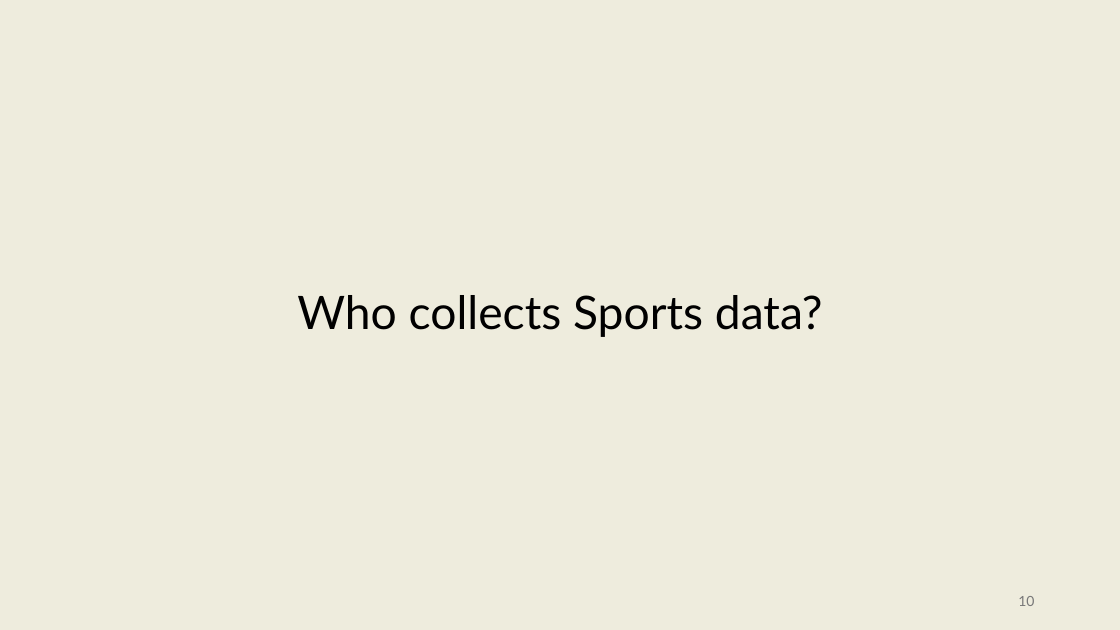
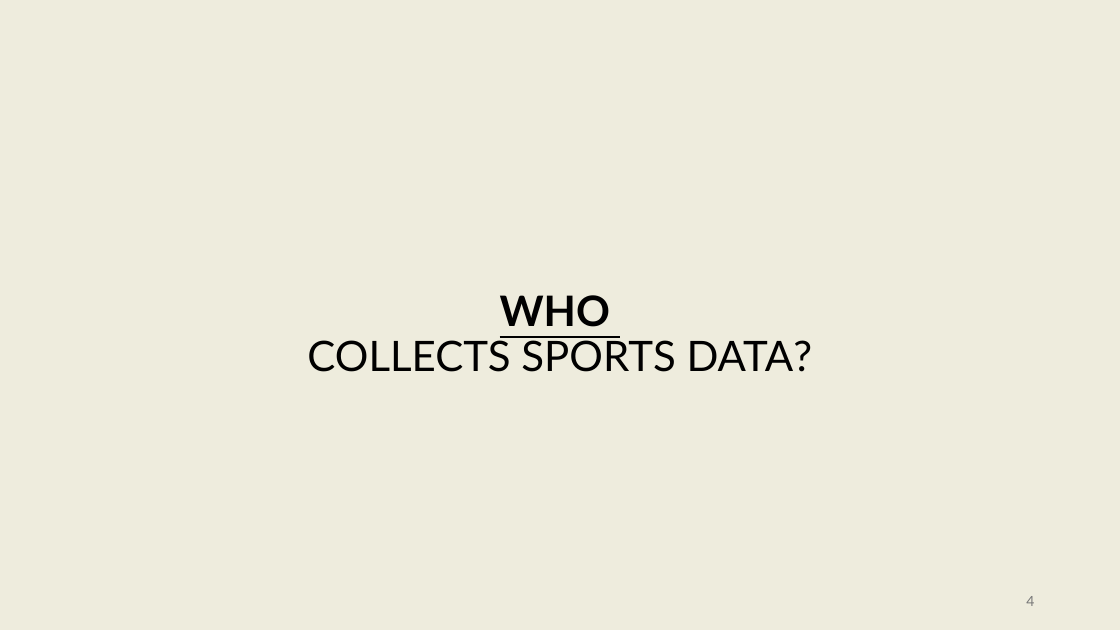
Before and after one commit to onishisaryu/HES-3000-Sports-Data-Analytics, a slide deck: slide 4 of pptx/Lecture4.pptx (slide 10 before the commit). Drawn at 1120x630 pixels with LibreOffice and Linux fonts; fonts in the diff are those of the drawing. Boxes give left, top, right and bottom in pixels: in the first picture for what was removed or moved away, otherwise in the second. Text is boxed around its words. In the diff, an @@ line names an element or a change of style, - is before the commit and + after.

```diff
--- a/pptx/Lecture4.pptx
+++ b/pptx/Lecture4.pptx
@@ text "WHO" at (307,295,813,372): vertical alignment middle to top @@
@@ text at (307,295,813,372): text changed; size 39.6 to 36 pt @@
-Who collects Sports data?
+WHO
+COLLECTS SPORTS DATA?
@@ page number at (1026,596,1034,606): text changed @@
-10
+4
```
Also in this commit, not shown: 13 other slides changed, 10 slides added, 4 slides removed, 6 other files.
